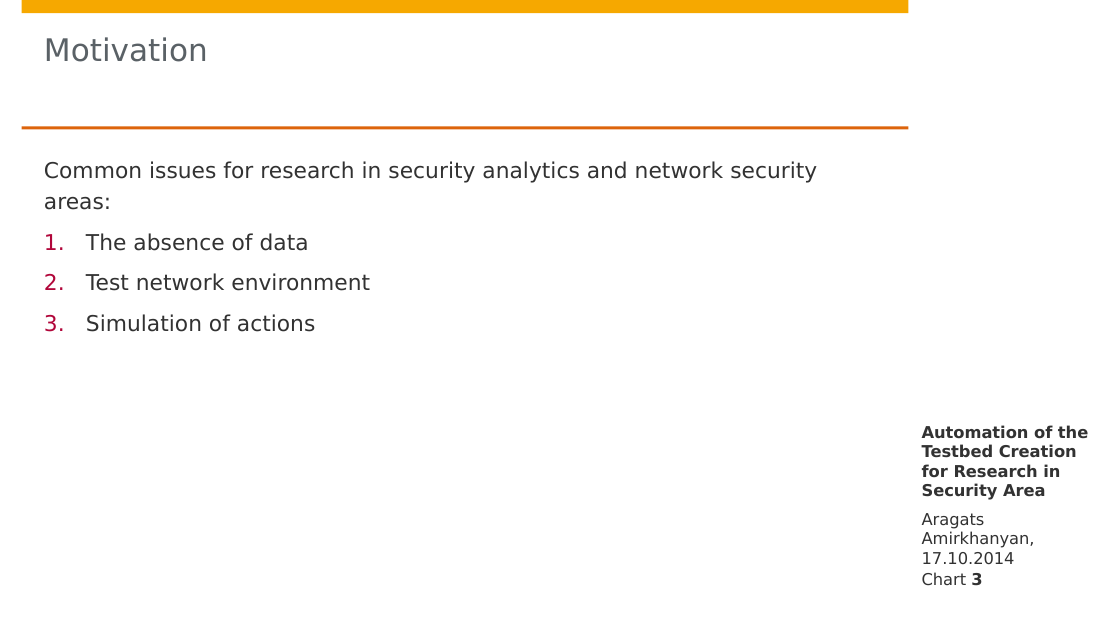
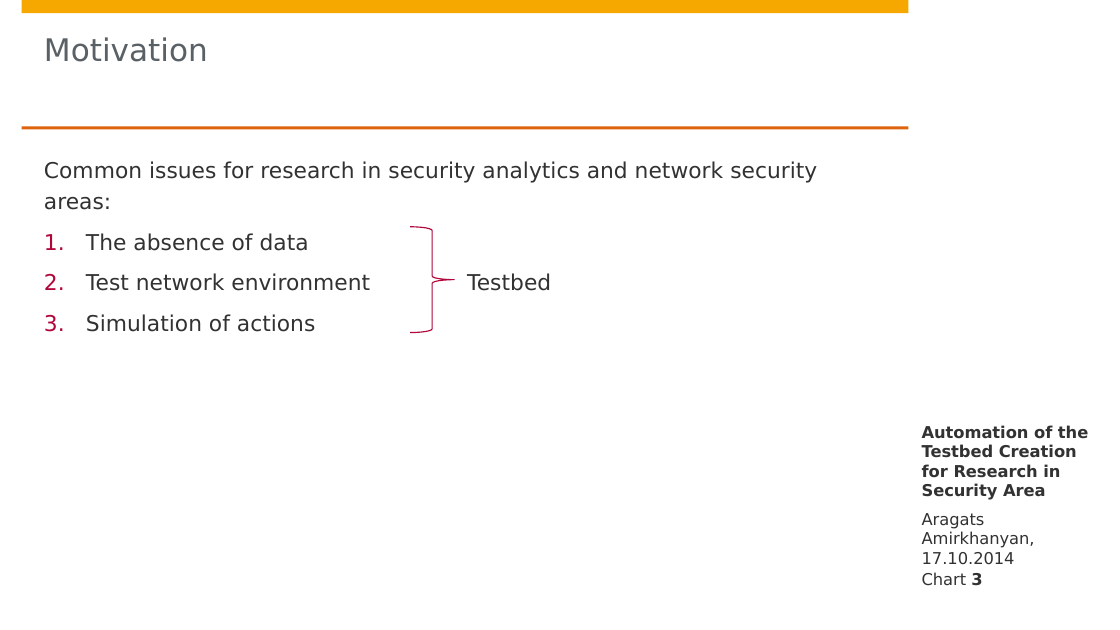
Before and after one commit to aragats/HPI, a slide deck: slide 3 of Research School/Retreat/Fall 2014/retreat draft - version 2/Aragats_Amirkhanyan_Fall_Retreat_2014.pptx. Drawn at 1120x630 pixels with LibreOffice and Linux fonts; fonts in the diff are those of the drawing; background and template pictures are left out. Boxes give left, top, right and bottom in pixels: in the first picture for what was removed or moved away, otherwise in the second. Text is boxed around its words. In the diff, an @@ line names an element or a change of style, - is before the commit and + after.

Commit message:
update

```diff
--- a/Research School/Retreat/Fall 2014/retreat draft - version 2/Aragats_Amirkhanyan_Fall_Retreat_2014.pptx
+++ b/Research School/Retreat/Fall 2014/retreat draft - version 2/Aragats_Amirkhanyan_Fall_Retreat_2014.pptx
@@ right brace added at [410, 227, 454, 333], outline #B1063A 0.75 pt @@
@@ text at [86, 273, 551, 291]: text changed @@
-2. Test network environment
+2. Test network environment Testbed
```
Also in this commit, not shown: 1 other slide changed, 1 slide added, 1 slide removed.
